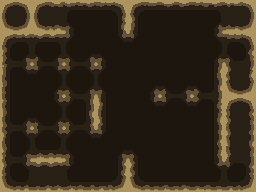
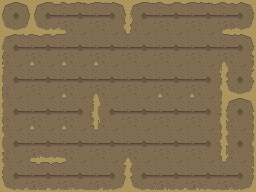
Layered file, before and after one edit (w=256, h=192). Changes by layer:
added layer "InsideShadow" above "DirtOvelay copy 5" over <box>2,2,254,178</box>
added layer "DirtOvelay copy 5" above "SandDirtEdgeOverlay" over <box>2,2,254,190</box>
moved "SandDirtEdgeOverlay" above "Divits" over <box>2,2,254,191</box>
added layer "Divits" above "Screen Shot 2016-01-19 at 6.56.53 pm" over <box>13,13,243,180</box>
removed layer "SandShadowOverlay" over <box>2,15,254,191</box>
added layer "Ruts" above "RutOverlay" over <box>14,14,242,178</box>
painted on "SandEdgingOverlay" over <box>3,4,253,189</box>
painted on "BaseGrass copy" over <box>2,2,254,190</box>
